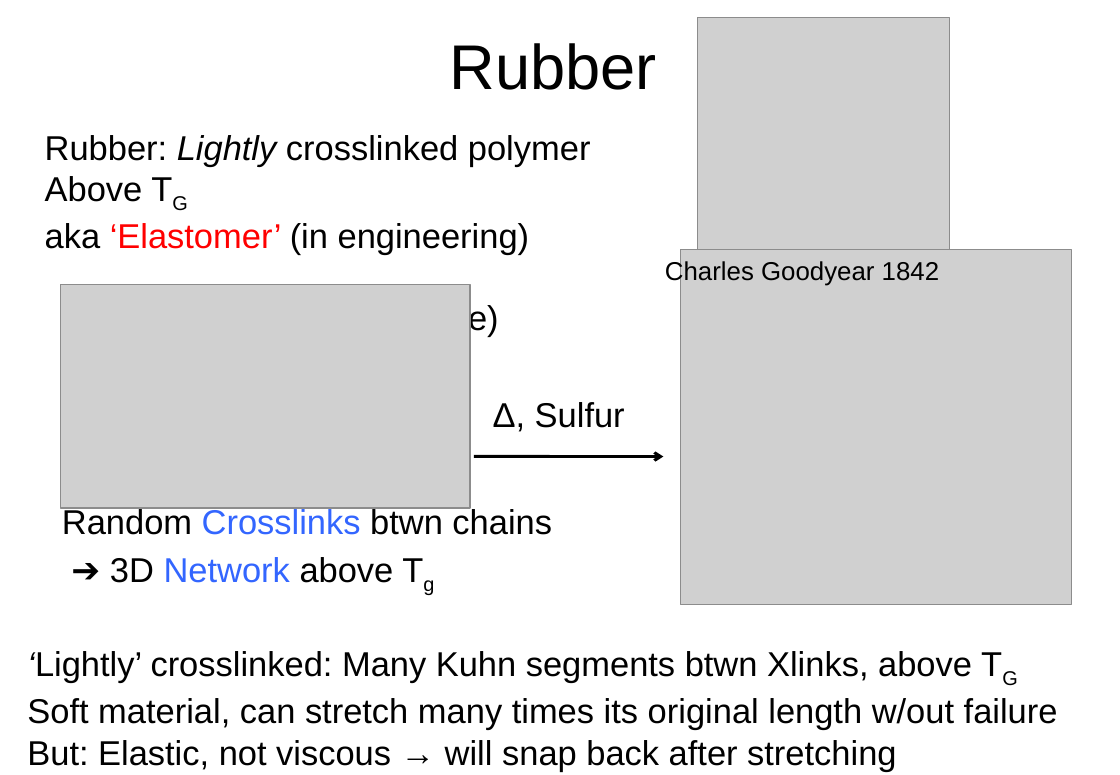
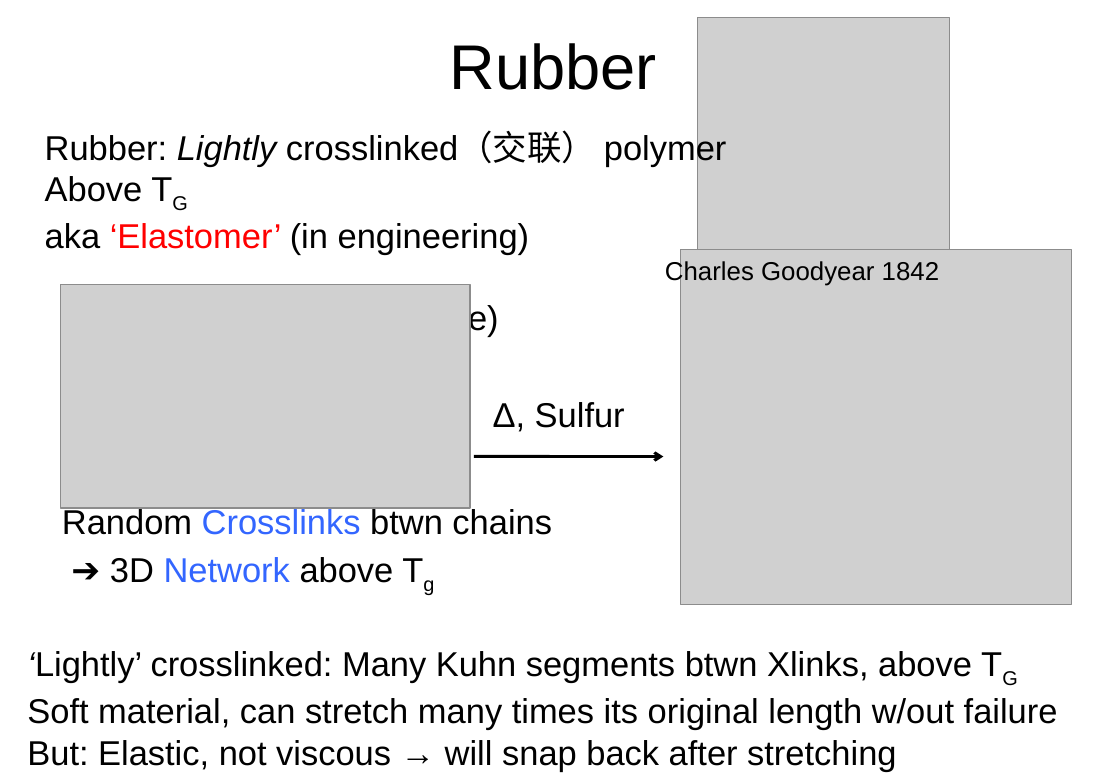
Before and after one commit to ClaudeMao/Data_Analysis, a slide deck: slide 24 of PHY477/PHY477 #2 polymers(1).pptx. Drawn at 1120x775 pixels with LibreOffice and Linux fonts; fonts in the diff are those of the drawing; grey boxes stand for pictures. Boxes give left, top, right and bottom in pixels: in the first picture for what was removed or moved away, otherwise in the second. Text is boxed around its words. In the diff, an @@ line names an element or a change of style, - is before the commit and + after.

```diff
--- a/PHY477/PHY477 #2 polymers(1).pptx
+++ b/PHY477/PHY477 #2 polymers(1).pptx
@@ text at [45, 132, 727, 166]: text changed @@
-Rubber: Lightly crosslinked polymer
+Rubber: Lightly crosslinked（交联） polymer
```
Also in this commit, not shown: 5 other files.
